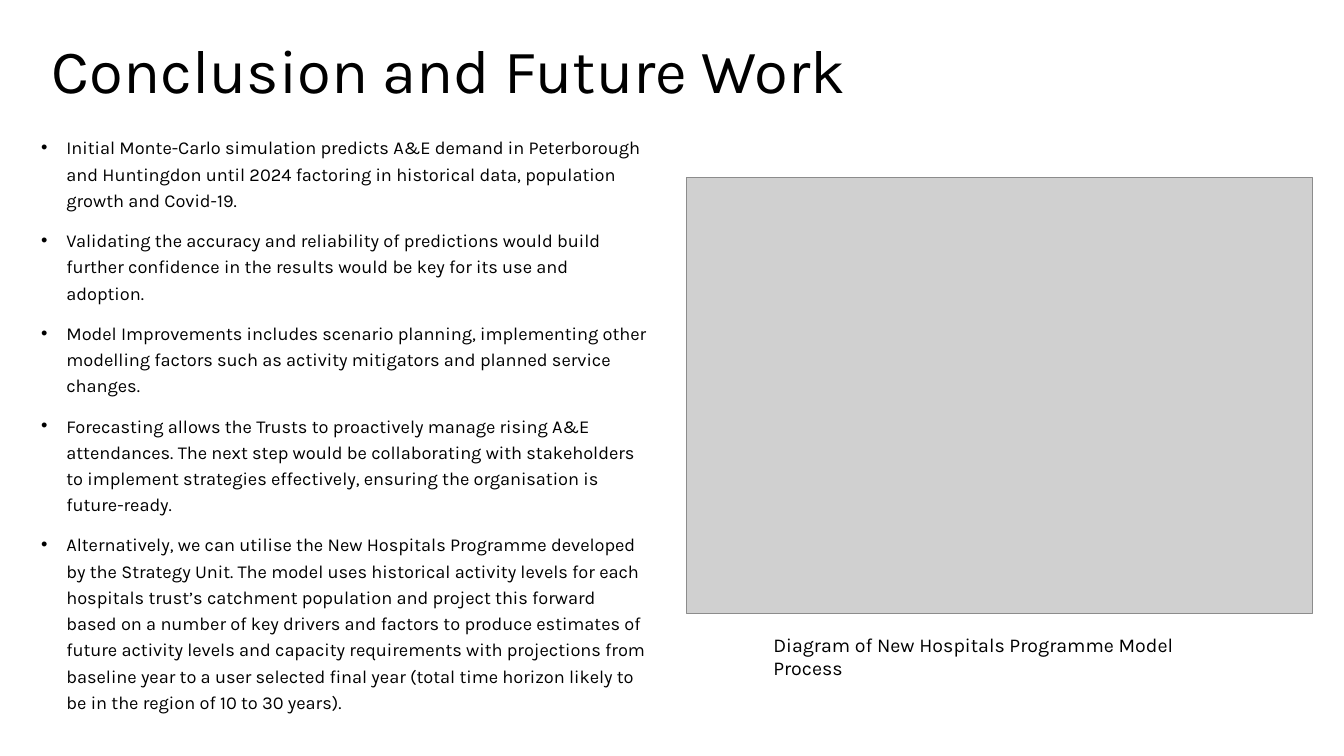
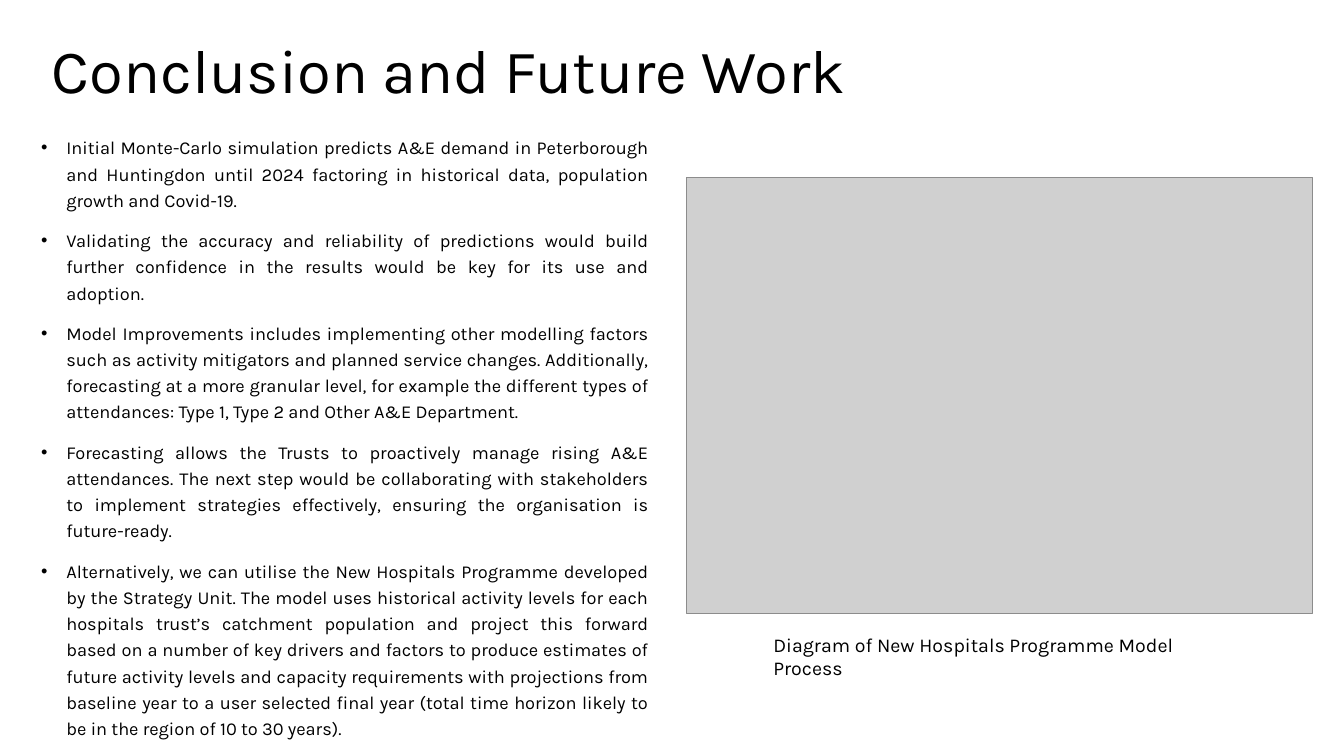
Before and after one commit to IgnacioFabietti/NWA_monte_carlo_forecasting, a slide deck: slide 5 of marcos_fabietti_Predicting_A&E_Demand.pptx. Drawn at 1344x756 pixels with LibreOffice and Linux fonts; fonts in the diff are those of the drawing; grey boxes stand for pictures. Boxes give left, top, right and bottom in pixels: in the first picture for what was removed or moved away, otherwise in the second. Text is boxed around its words. In the diff, an @@ line names an element or a change of style, - is before the commit and + after.

```diff
--- a/marcos_fabietti_Predicting_A&E_Demand.pptx
+++ b/marcos_fabietti_Predicting_A&E_Demand.pptx
@@ text at (66,141,648,740): alignment left to justified @@
@@ text at (66,327,648,423): text changed @@
-• Model Improvements includes scenario planning, implementing other modelling factors such as activity mitigators and planned service changes.
+• Model Improvements includes implementing other modelling factors such as activity mitigators and planned service changes. Additionally, forecasting at a more granular level, for example the different types of attendances: Type 1, Type 2 and Other A&E Department.
```
Also in this commit, not shown: 2 other slides changed, 1 other file.
